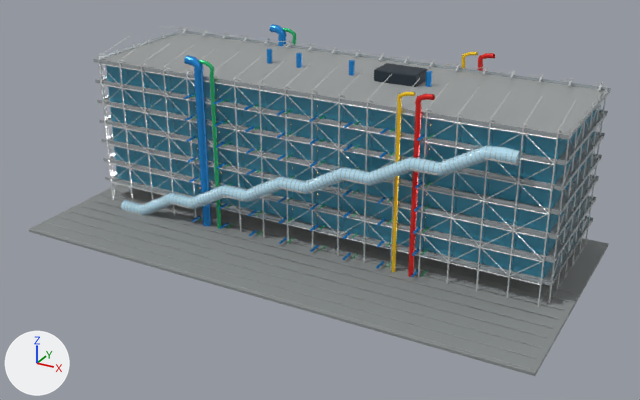
One commit to the glTF model web/assets/centre_pompidou.optimized.glb: the scene before it, then after it.
Rendered twice from a 50 mm lens placed at (179.0, -341.0, 178.0), pointed at (5.0, -25.0, 20.0). The axes (+X, +Y, +Z) are drawn at lower left. The lights are the same throughout. The older version comes first. Where no turn or scale is listed for an object, it has been applied to the vertices.

The first picture shows 'Blue_Air_Duct_Roof_Bend', 'Escalator_Left_Facade_Up_Continuous_Glass_Tube', 'Pompidou_Plaza', 'Web_Facade_Glass_Web'.
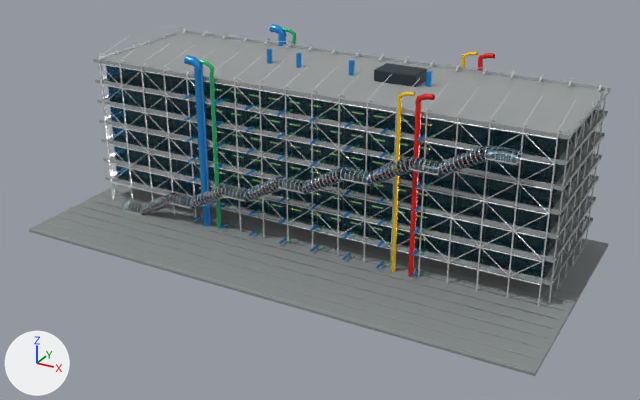
What changed in the scene script:
```text
Change mat_palettematerial002:
    where n0 = _N.new('ShaderNodeBsdfPrincipled'); n0.name = 'Principled BSDF'
    add n0.inputs[18].default_value = 1.0  # 'Transmission Weight'
    where n2 = _N.new('ShaderNodeTexImage'); n2.name = 'Image Texture'
    remove _L.new(n2.outputs[1], n0.inputs[4])  # 'Alpha' to 'Alpha'
Change mat_palettematerial005:
    where n0 = _N.new('ShaderNodeBsdfPrincipled'); n0.name = 'Principled BSDF'
    add n0.inputs[18].default_value = 1.0  # 'Transmission Weight'
    where n2 = _N.new('ShaderNodeTexImage'); n2.name = 'Image Texture'
    remove _L.new(n2.outputs[1], n0.inputs[4])  # 'Alpha' to 'Alpha'
```

What differs and where, as boxes [x1, y1, x2, y2] in the pictures (640 x 400 px):
'Web_Facade_Glass_Web', surface changed (cyan to black): [106, 64, 597, 278] in both
'Escalator_Left_Facade_Up_Continuous_Glass_Tube', surface changed (darker): [121, 146, 521, 215] in both
